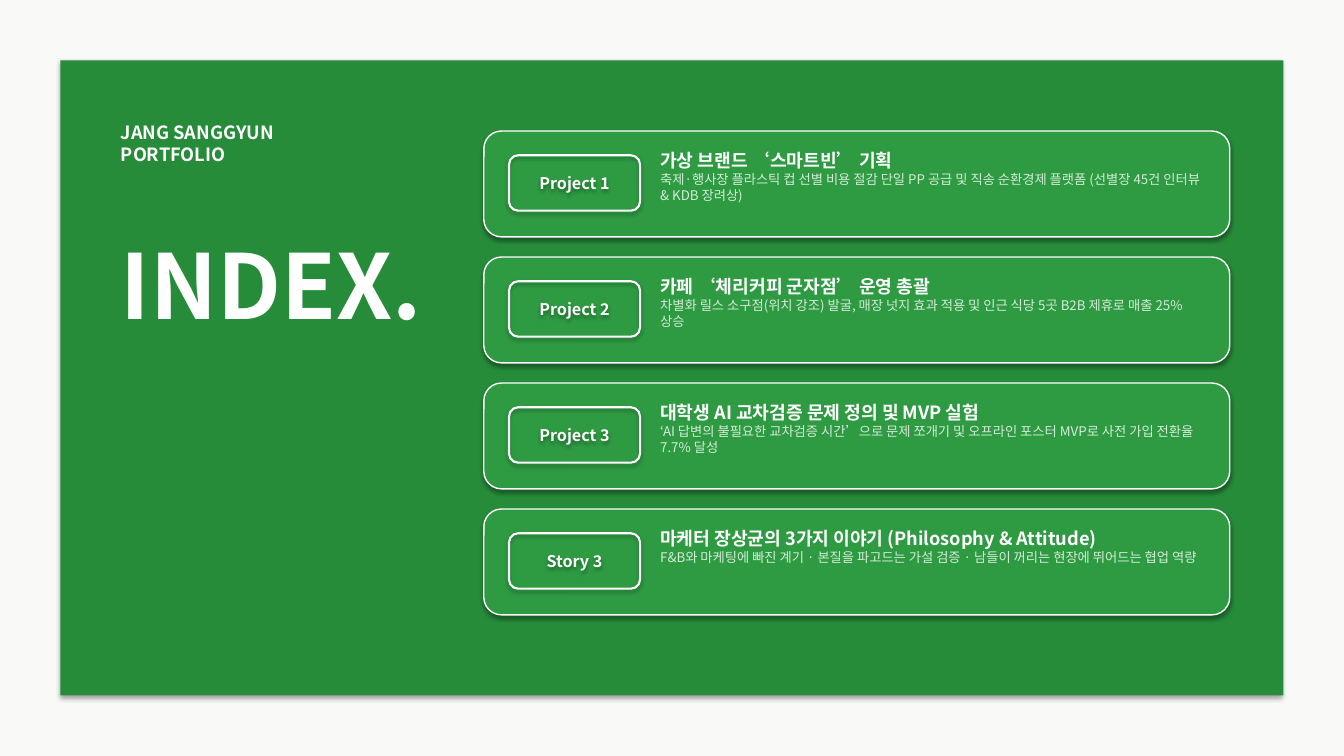
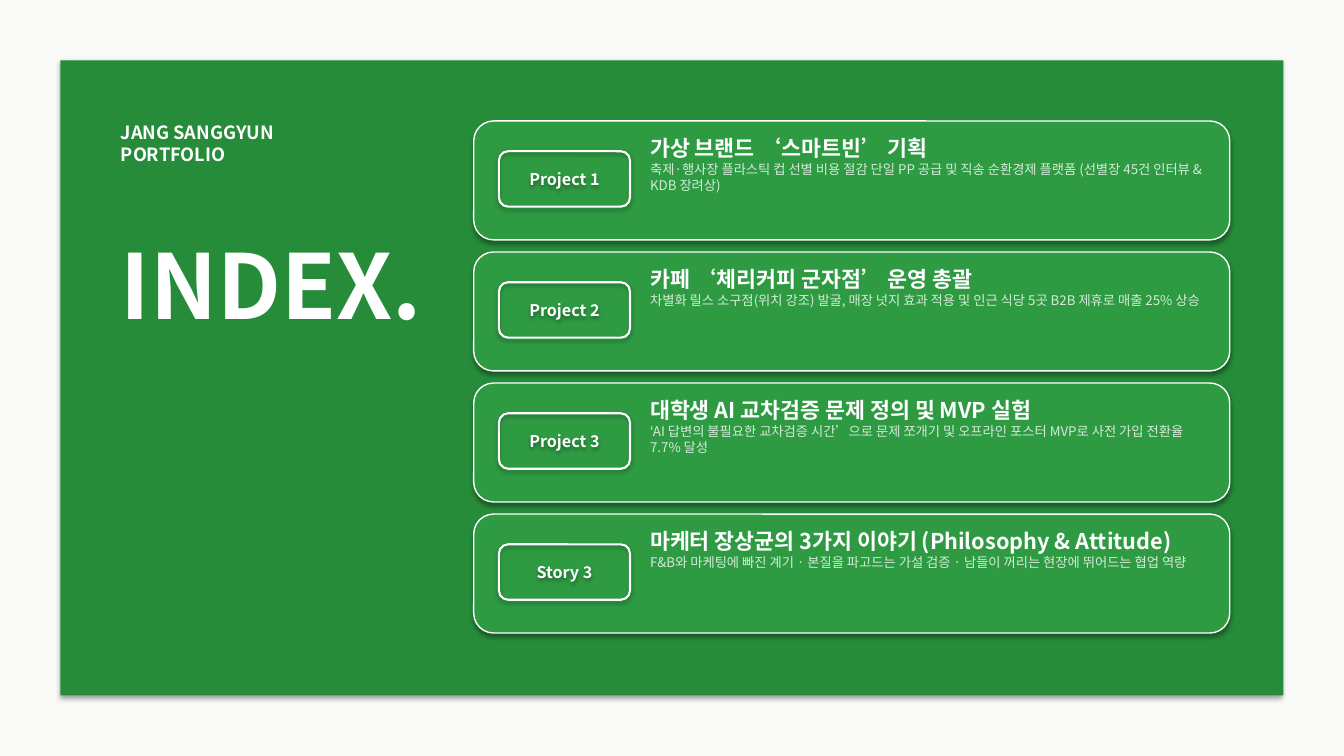
Before and after one commit to wkdtkdrbs11/test1-2026.11.10-, a slide deck: slide 3 of 마케터_장상균_포트폴리오.pptx. Drawn at 1344x756 pixels with LibreOffice and Linux fonts; fonts in the diff are those of the drawing. Boxes give left, top, right and bottom in pixels: in the first picture for what was removed or moved away, otherwise in the second. Text is boxed around its words. In the diff, an @@ line names an element or a change of style, - is before the commit and + after.

Commit message:
INDEX slide: enlarge and embolden project titles

```diff
--- a/마케터_장상균_포트폴리오.pptx
+++ b/마케터_장상균_포트폴리오.pptx
@@ rounded rectangle: place and size @@
-rounded rectangle at box(484, 131, 1230, 237)
+rounded rectangle at box(474, 121, 1230, 240)
@@ text "가상 브랜드 ‘스마트빈’ 기획 축제·행사장 ...": place and size @@
-text "가상 브랜드 ‘스마트빈’ 기획 축제·행사장 ..." at box(660, 151, 1200, 203)
+text "가상 브랜드 ‘스마트빈’ 기획 축제·행사장 ..." at box(650, 137, 1190, 193)
@@ text "가상 브랜드 ‘스마트빈’ 기획 축제·행사장 ..." at box(650, 137, 1190, 193): size 13 to 15.5 pt in "가상 브랜드 ‘스마트빈’ 기획" @@
@@ rounded rectangle "Project 1": place and size @@
-rounded rectangle "Project 1" at box(509, 155, 640, 211)
+rounded rectangle "Project 1" at box(499, 151, 630, 207)
@@ rounded rectangle: place and size @@
-rounded rectangle at box(484, 257, 1230, 363)
+rounded rectangle at box(474, 252, 1230, 371)
@@ text "카페 ‘체리커피 군자점’ 운영 총괄 ...": place and size @@
-text "카페 ‘체리커피 군자점’ 운영 총괄 ..." at box(660, 277, 1183, 327)
+text "카페 ‘체리커피 군자점’ 운영 총괄 ..." at box(650, 268, 1199, 308)
@@ text "카페 ‘체리커피 군자점’ 운영 총괄 ..." at box(650, 268, 1199, 308): size 13 to 15.5 pt in "카페 ‘체리커피 군자점’ 운영 총괄" @@
@@ rounded rectangle "Project 2": place and size @@
-rounded rectangle "Project 2" at box(509, 281, 640, 337)
+rounded rectangle "Project 2" at box(499, 282, 630, 338)
@@ rounded rectangle: place and size @@
-rounded rectangle at box(484, 383, 1230, 489)
+rounded rectangle at box(474, 383, 1230, 502)
@@ rounded rectangle "Project 3": place and size @@
-rounded rectangle "Project 3" at box(509, 407, 640, 463)
+rounded rectangle "Project 3" at box(499, 413, 630, 469)
@@ text "대학생 AI 교차검증 문제 정의 ...": place and size @@
-text "대학생 AI 교차검증 문제 정의 ..." at box(660, 403, 1194, 453)
+text "대학생 AI 교차검증 문제 정의 ..." at box(650, 399, 1184, 453)
@@ text "대학생 AI 교차검증 문제 정의 ..." at box(650, 399, 1184, 453): size 13 to 15.5 pt in "대학생 AI 교차검증 문제 정의 및 MVP ..." @@
@@ rounded rectangle: place and size @@
-rounded rectangle at box(484, 509, 1230, 615)
+rounded rectangle at box(474, 514, 1230, 633)
@@ text "마케터 장상균의 3가지 이야기 (Philosophy ...": place and size @@
-text "마케터 장상균의 3가지 이야기 (Philosophy ..." at box(660, 529, 1196, 563)
+text "마케터 장상균의 3가지 이야기 (Philosophy ..." at box(650, 530, 1186, 568)
@@ text "마케터 장상균의 3가지 이야기 (Philosophy ..." at box(650, 530, 1186, 568): size 13 to 15.5 pt in "마케터 장상균의 3가지 이야기 (Philosophy & Attitude)" @@
@@ rounded rectangle "Story 3": place and size @@
-rounded rectangle "Story 3" at box(509, 533, 640, 589)
+rounded rectangle "Story 3" at box(499, 544, 630, 600)
```
Also in this commit, not shown: 2 other files.
